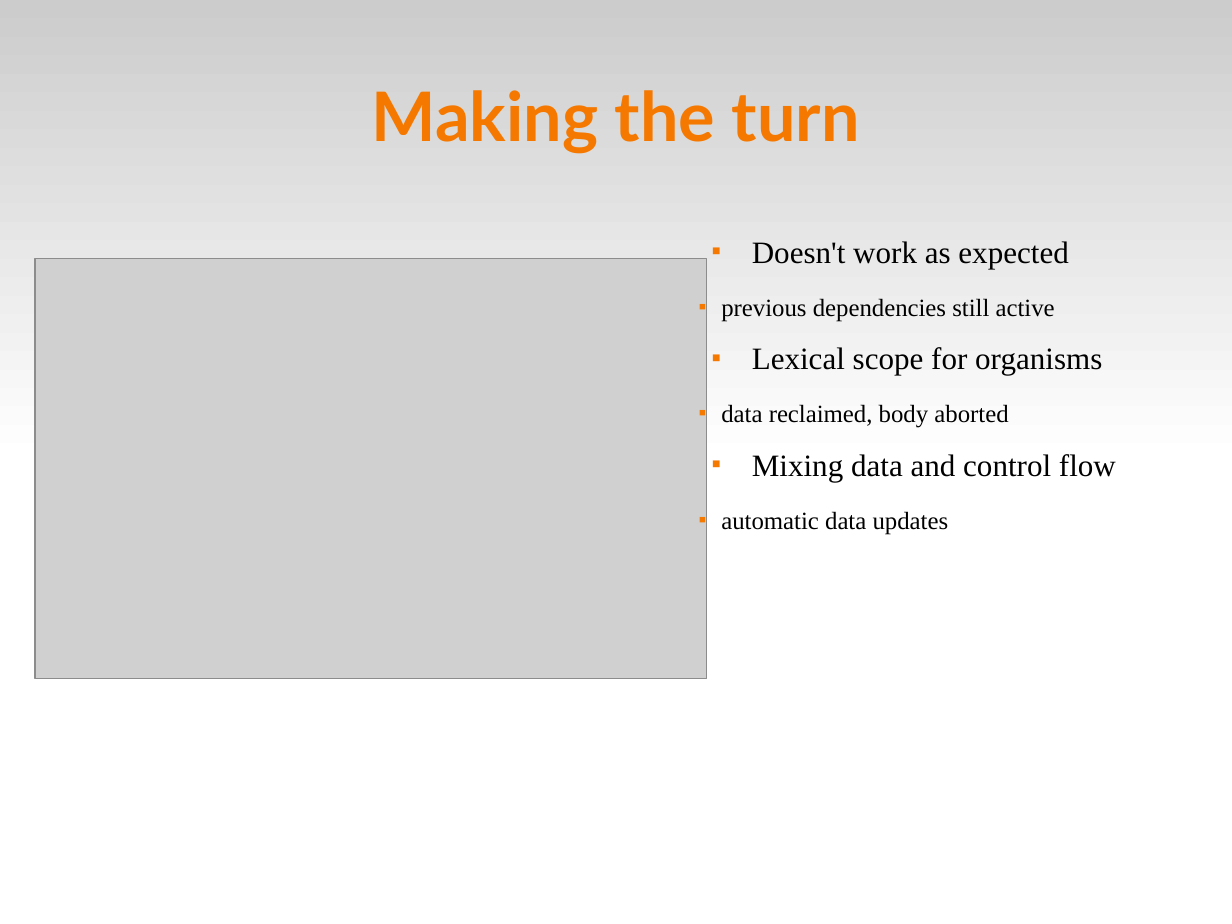
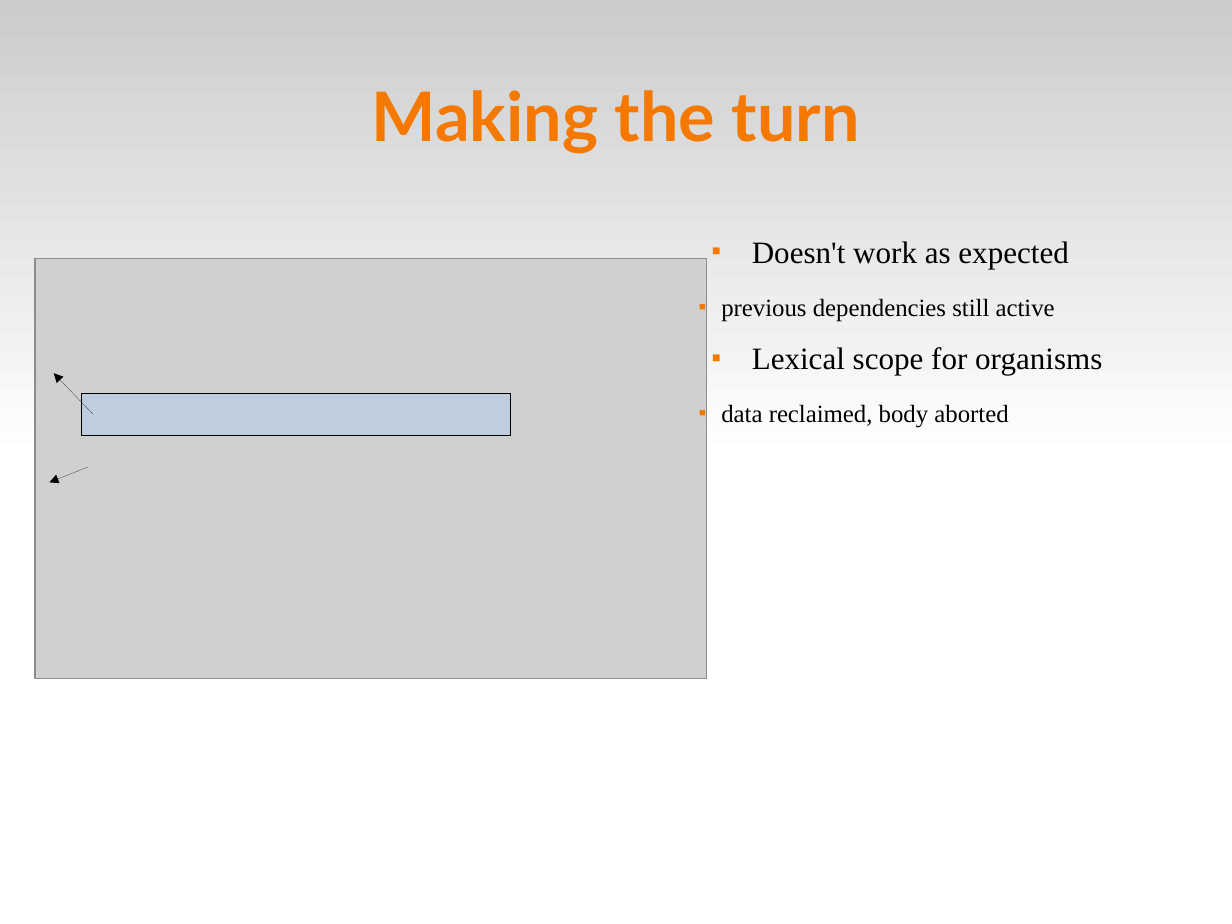
Before and after one commit to fsantanna-no/ceu-docs, a slide deck: slide 66 of ceu_curryon-expanded.odp (slide 67 before the commit). Drawn at 1232x924 pixels with LibreOffice and Linux fonts; fonts in the diff are those of the drawing; grey boxes stand for pictures. Boxes give left, top, right and bottom in pixels: in the first picture for what was removed or moved away, otherwise in the second. Text is boxed around its words. In the diff, an @@ line names an element or a change of style, - is before the commit and + after.

```diff
--- a/ceu_curryon-expanded.odp
+++ b/ceu_curryon-expanded.odp
@@ arrow added from (93, 414) to (54, 373), #000000 0 pt @@
@@ rectangle added at bbox=[82, 394, 511, 436], fill #99CCFF at 30% opacity, outline #000000 0 pt @@
@@ arrow added from (88, 467) to (49, 483), #000000 0 pt @@
@@ text at bbox=[721, 454, 1116, 534]: paragraphs removed @@
-■ Mixing data and control flow
-  ■ automatic data updates
```
Also in this commit, not shown: 22 other slides changed, 1 slide added, 2 slides removed, 2 other files.
